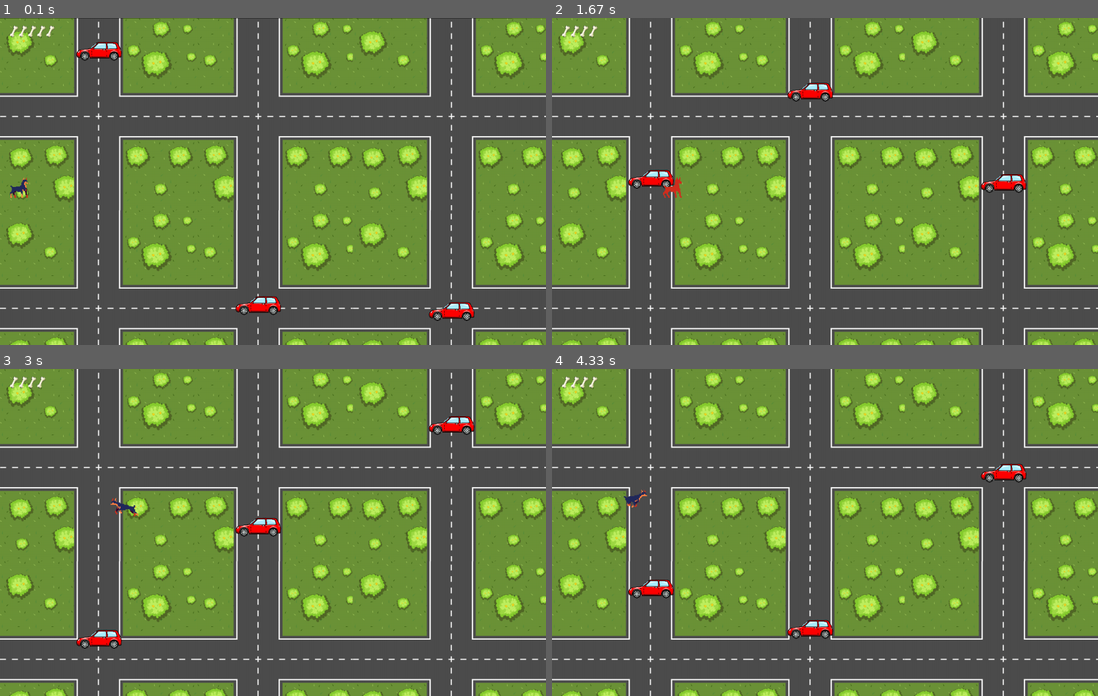
Above: before the commit, frames 1-4 (two rows, left to right).
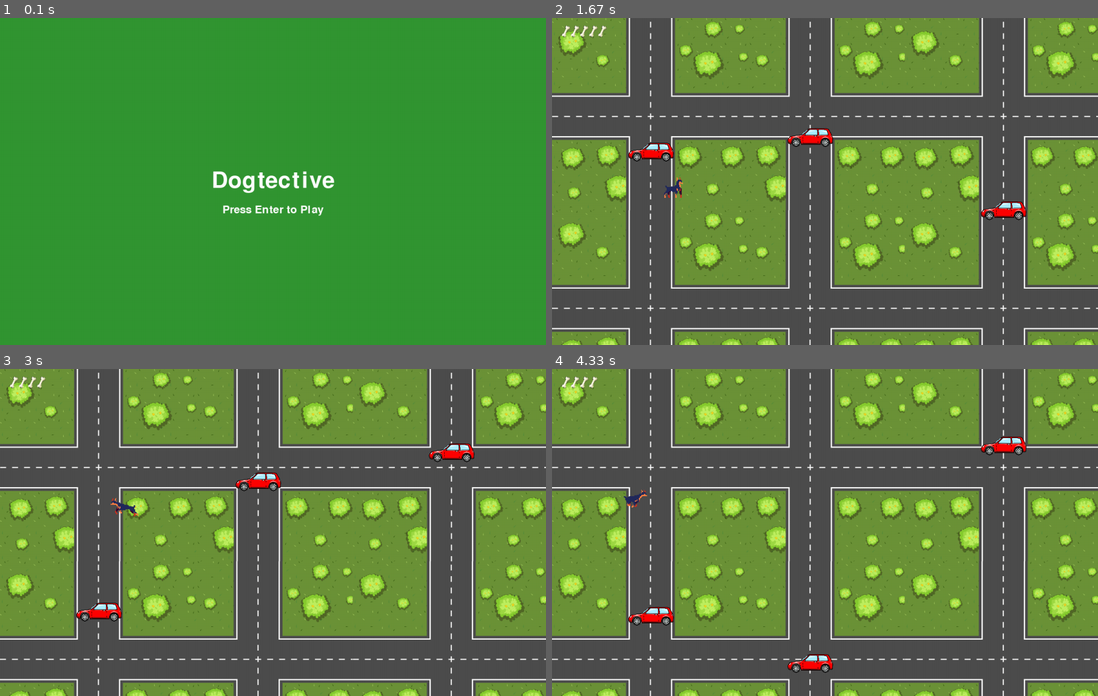
Above: after the commit, the same moments.

Repository: baby-sal/dogtective
Game: pygame game, started from user_interface/game.py
Same seed, same stepped clock (60 frames per second), same inputs: the game is played once before the commit and once after it.
Inputs:
- Up to frame 1 (0.1 s): no input
- Up to frame 2 (1.67 s): tap Enter at 0.33 s; hold Enter 0.67-1.13 s; hold Right 0.67-1.13 s; hold Right 1.17-1.63 s
- Up to frame 3 (3 s): hold Up 1.67-1.97 s; hold Right 2-2.47 s; hold Left from 2.5 s (still down)
- Up to frame 4 (4.33 s): release Left at 3.03 s; hold Down 3.07-3.37 s; hold Left 3.4-3.8 s; hold Up 3.83-4.2 s; hold Right from 4.23 s (still down)

The runs differ from the first frame. In frame 1, 100% of the frame differs, in the area x 0-100%, y 0-100%; in frame 2, 2.1%; in frame 3, 2.0%; in frame 4, 2.0%.

Commit message:
now we have a begining menu screen a next level, gaming and a game over screen based on dog health

Diff:
--- a/user_interface/game.py
+++ b/user_interface/game.py
@@ -2,11 +2,18 @@
 
 import pygame
 import sys
+from enum import Enum
 from logic.components.environmental import Obstacle
 from logic.components.character import Character
 from logic.components.health import Health
 import user_interface.game_config as config
 from logic.assets.scrolling_background import ScrollBackground
+
+class GameState(Enum):
+    MENU = 1
+    PLAYING = 2
+    GAME_OVER = 3
+    NEXT_LEVEL = 4
 
 class GameRunner:
     # Game window set-up
@@ -17,11 +24,15 @@
 
         self.dis_width = config.WIDTH
         self.dis_height = config.HEIGHT
+        self.FPS = config.FPS
 
         self.game_display = pygame.display.set_mode((self.dis_width, self.dis_height))
         pygame.display.set_caption("Dogtective")
         self.clock = pygame.time.Clock()
+
         self.background_image = self.load_background_image()
+        self.scroll_background = ScrollBackground()
+        self.current_state = GameState.MENU #sets the current state to menu
 
         health = Health(5)
         self.health_group = pygame.sprite.Group()
@@ -46,6 +57,36 @@
     def render_background_image(self):
         self.game_display.blit(self.background_image, (0, 0))
 
+    def render_menu(self):
+        self.game_display.fill((50, 150, 50))  # Background color for menu
+        font = pygame.font.Font(None, 74)
+        text = font.render("Dogtective", True, (255, 255, 255))
+        self.game_display.blit(text, (
+        self.dis_width // 2 - text.get_width() // 2, self.dis_height // 2 - text.get_height() // 2))
+
+        sub_text = pygame.font.Font(None, 36).render("Press Enter to Play", True, (255, 255, 255))
+        self.game_display.blit(sub_text, (self.dis_width // 2 - sub_text.get_width() // 2, self.dis_height // 2 + 50))
+
+    def render_game_over(self):
+        self.game_display.fill((0, 0, 0))  # Background color for game over screen
+        font = pygame.font.Font(None, 74)
+        text = font.render("Game Over", True, (255, 0, 0))
+        self.game_display.blit(text, (
+        self.dis_width // 2 - text.get_width() // 2, self.dis_height // 2 - text.get_height() // 2))
+
+        sub_text = pygame.font.Font(None, 36).render("Press Enter to Retry", True, (255, 255, 255))
+        self.game_display.blit(sub_text, (self.dis_width // 2 - sub_text.get_width() // 2, self.dis_height // 2 + 50))
+
+    def render_next_level(self):
+        self.game_display.fill((0, 0, 0))  # Background color for next level screen
+        font = pygame.font.Font(None, 74)
+        text = font.render("Next Level", True, (0, 255, 0))
+        self.game_display.blit(text, (
+        self.dis_width // 2 - text.get_width() // 2, self.dis_height // 2 - text.get_height() // 2))
+
+        sub_text = pygame.font.Font(None, 36).render("Press Enter to Continue", True, (255, 255, 255))
+        self.game_display.blit(sub_text, (self.dis_width // 2 - sub_text.get_width() // 2, self.dis_height // 2 + 50))
+
     def render_all(self, *groups):
         for group in groups:
             group.draw(self.game_display)
@@ -59,23 +100,37 @@
     def game_loop(self):
         run = True
         while run:
-
             for event in pygame.event.get():
                 if event.type == pygame.QUIT:
                     run = False
+                elif event.type == pygame.KEYDOWN:
+                    if event.key == pygame.K_RETURN:
+                        if self.current_state == GameState.MENU:
+                            self.current_state = GameState.PLAYING  # Switch to playing state
+                        elif self.current_state == GameState.GAME_OVER:
+                            self.current_state = GameState.PLAYING  # Restart the game after game over
+                            self.dog.health.current = 5  # Reset dog health
+                            # Reset other game parameters as needed
+                        elif self.current_state == GameState.NEXT_LEVEL:
+                            self.current_state = GameState.PLAYING  # Continue to next level
+                            # Set up the next level parameters here
 
-            if self.dog.health.current > 0:
-                """self.game_display.fill((50, 150, 50))"""
-                self.render_background_image()
+            if self.current_state == GameState.MENU:
+                self.render_menu()
+            elif self.current_state == GameState.PLAYING:
+                if self.dog.health.current > 0:
+                    self.scroll_background.endless_scroll(self.game_display)  # Render the scrolling background
+                    self.render_all(self.car_group, self.health_group)
+                    self.render_dog(self.car_group)
+                else:
+                    self.current_state = GameState.GAME_OVER  # Switch to game over state
+            elif self.current_state == GameState.GAME_OVER:
+                self.render_game_over()
+            elif self.current_state == GameState.NEXT_LEVEL:
+                self.render_next_level()
 
-                self.render_all(self.car_group, self.health_group)
-                self.render_dog(self.car_group)
-
-                pygame.display.update()
-                self.clock.tick(config.FPS)
-            else:
-                # game over screen here
-                run = False
+            pygame.display.update()
+            self.clock.tick(self.FPS)
 
 
 def run():
